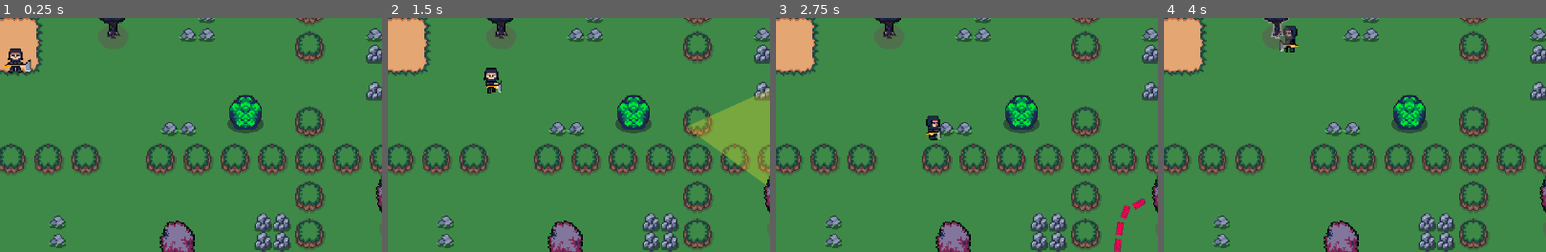
Above: before the commit, frames 1-4 (left to right).
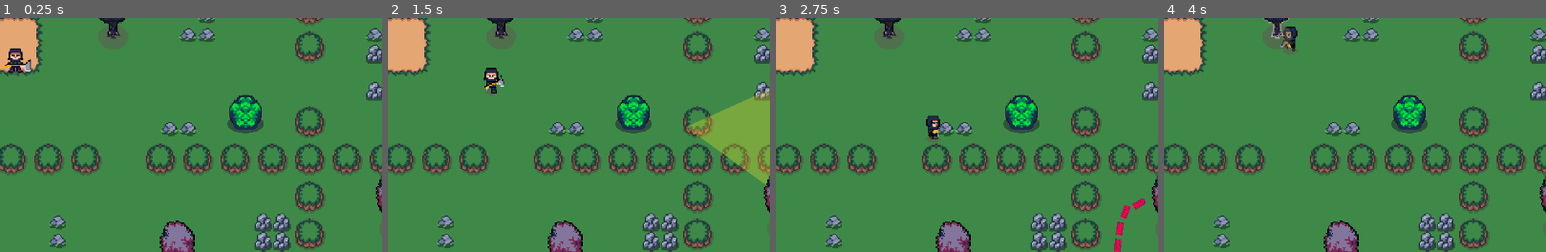
Above: after the commit, the same moments.

Repository: tomas2305/lumbersnake
Game: Godot game, scene res://game.tscn
Same seed, same stepped clock (60 frames per second), same inputs: the game is played once before the commit and once after it. This scene is started directly instead of the project's main scene.
Inputs (mouse positions are % of the whole screen's width and height, from its top left):
- Up to frame 1 (0.25 s): no input
- Up to frame 2 (1.5 s): tap Enter at 0.5 s; move the mouse to (72, 45) at 0.52 s; hold Right (right) 0.53-1.28 s; hold Space (hit) 0.53-1.28 s; click (72, 45) at 0.67 s; move the mouse to (30, 55) at 1.27 s; hold Down (down) from 1.28 s (still down); tap Space (hit) at 1.35 s
- Up to frame 3 (2.75 s): move the mouse to (60, 28) at 2.02 s; release Down (down) at 2.03 s; hold Right (right) from 2.03 s (still down); hold Space (hit) from 2.03 s (still down)
- Up to frame 4 (4 s): move the mouse to (45, 70) at 2.77 s; release Right (right) at 2.78 s; release Space (hit) at 2.78 s; hold Up (up) 2.78-3.53 s; tap Space (hit) at 2.85 s; click (45, 70) at 2.92 s; move the mouse to (80, 65) at 3.52 s; hold Left (left) from 3.53 s (still down); hold Space (hit) from 3.53 s (still down)
The pictures show only the part of the screen within x 10-60%, y 18-68%; the shares and areas given below are measured in that part.

The runs differ from the first frame. In frame 1, less than 0.1% of the frame differs, in the area x 2-6%, y 21-25%; in frame 2, 0.2%; in frame 3, 0.2%; in frame 4, 0.3%, in the area x 30-36%, y 3-16%.

Commit message:
Update player sprite

Diff:
--- a/camera/camera.tscn
+++ b/camera/camera.tscn
@@ -3,7 +3,8 @@
 [ext_resource type="Script" uid="uid://ycx6mtqsfqen" path="res://camera/camera.gd" id="1_lw1ob"]
 
 [node name="Camera" type="Camera2D" groups=["camera"]]
+position = Vector2(1, 0)
 zoom = Vector2(0.418, 0.42)
 script = ExtResource("1_lw1ob")
-max_shake = 2.0
-shake_fade = 2.0
+max_shake = 0.5
+shake_fade = 0.5
--- a/game.tscn
+++ b/game.tscn
@@ -453,8 +453,6 @@
 
 [node name="Camera" parent="." instance=ExtResource("20_e36ub")]
 position = Vector2(331, 199)
-max_shake = 0.0
-shake_fade = 0.0
 
 [connection signal="chased" from="Player" to="." method="_on_player_chased"]
 [connection signal="state_changed" from="Enemy" to="HUDLayer" method="_on_enemy_state_changed"]
--- a/player/player.tscn
+++ b/player/player.tscn
@@ -1,212 +1,200 @@
-[gd_scene load_steps=57 format=3 uid="uid://b6hh4rixs2dfv"]
+[gd_scene load_steps=54 format=3 uid="uid://b6hh4rixs2dfv"]
 
 [ext_resource type="Script" uid="uid://btxulyebp6l8e" path="res://player/player.gd" id="1_onrkg"]
-[ext_resource type="Texture2D" uid="uid://ct31alkbu5i5r" path="res://assets/Player/lumber_v8.png" id="2_g1dw6"]
+[ext_resource type="Texture2D" uid="uid://nekv60ak06du" path="res://assets/Player/lumber_v11.png" id="2_g1dw6"]
 [ext_resource type="AudioStream" uid="uid://cagn6a6lb3331" path="res://assets/hitting-stalactites-with-axe-212652.mp3" id="3_g1dw6"]
 
 [sub_resource type="AtlasTexture" id="AtlasTexture_yw30f"]
 atlas = ExtResource("2_g1dw6")
+region = Rect2(0, 128, 32, 32)
+
+[sub_resource type="AtlasTexture" id="AtlasTexture_qjkh3"]
+atlas = ExtResource("2_g1dw6")
+region = Rect2(32, 128, 32, 32)
+
+[sub_resource type="AtlasTexture" id="AtlasTexture_g6k8r"]
+atlas = ExtResource("2_g1dw6")
+region = Rect2(64, 128, 32, 32)
+
+[sub_resource type="AtlasTexture" id="AtlasTexture_boad6"]
+atlas = ExtResource("2_g1dw6")
+region = Rect2(96, 128, 32, 32)
+
+[sub_resource type="AtlasTexture" id="AtlasTexture_rgyib"]
+atlas = ExtResource("2_g1dw6")
+region = Rect2(128, 128, 32, 32)
+
+[sub_resource type="AtlasTexture" id="AtlasTexture_hg6s5"]
+atlas = ExtResource("2_g1dw6")
+region = Rect2(160, 128, 32, 32)
+
+[sub_resource type="AtlasTexture" id="AtlasTexture_8t03j"]
+atlas = ExtResource("2_g1dw6")
 region = Rect2(0, 192, 32, 32)
 
-[sub_resource type="AtlasTexture" id="AtlasTexture_qjkh3"]
+[sub_resource type="AtlasTexture" id="AtlasTexture_2ieo8"]
 atlas = ExtResource("2_g1dw6")
 region = Rect2(32, 192, 32, 32)
 
-[sub_resource type="AtlasTexture" id="AtlasTexture_g6k8r"]
+[sub_resource type="AtlasTexture" id="AtlasTexture_ebec5"]
 atlas = ExtResource("2_g1dw6")
 region = Rect2(64, 192, 32, 32)
 
-[sub_resource type="AtlasTexture" id="AtlasTexture_boad6"]
+[sub_resource type="AtlasTexture" id="AtlasTexture_yllr7"]
 atlas = ExtResource("2_g1dw6")
 region = Rect2(96, 192, 32, 32)
 
-[sub_resource type="AtlasTexture" id="AtlasTexture_rgyib"]
+[sub_resource type="AtlasTexture" id="AtlasTexture_kb6p2"]
 atlas = ExtResource("2_g1dw6")
 region = Rect2(128, 192, 32, 32)
 
-[sub_resource type="AtlasTexture" id="AtlasTexture_hg6s5"]
+[sub_resource type="AtlasTexture" id="AtlasTexture_wodsf"]
 atlas = ExtResource("2_g1dw6")
 region = Rect2(160, 192, 32, 32)
 
-[sub_resource type="AtlasTexture" id="AtlasTexture_8t03j"]
+[sub_resource type="AtlasTexture" id="AtlasTexture_32hag"]
+atlas = ExtResource("2_g1dw6")
+region = Rect2(0, 160, 32, 32)
+
+[sub_resource type="AtlasTexture" id="AtlasTexture_tqiix"]
+atlas = ExtResource("2_g1dw6")
+region = Rect2(32, 160, 32, 32)
+
+[sub_resource type="AtlasTexture" id="AtlasTexture_e7oew"]
+atlas = ExtResource("2_g1dw6")
+region = Rect2(64, 160, 32, 32)
+
+[sub_resource type="AtlasTexture" id="AtlasTexture_c35mf"]
+atlas = ExtResource("2_g1dw6")
+region = Rect2(96, 160, 32, 32)
+
+[sub_resource type="AtlasTexture" id="AtlasTexture_65viv"]
+atlas = ExtResource("2_g1dw6")
+region = Rect2(128, 160, 32, 32)
+
+[sub_resource type="AtlasTexture" id="AtlasTexture_x7c3f"]
+atlas = ExtResource("2_g1dw6")
+region = Rect2(160, 160, 32, 32)
+
+[sub_resource type="AtlasTexture" id="AtlasTexture_bjvpn"]
+atlas = ExtResource("2_g1dw6")
+region = Rect2(0, 0, 32, 32)
+
+[sub_resource type="AtlasTexture" id="AtlasTexture_s7qer"]
+atlas = ExtResource("2_g1dw6")
+region = Rect2(32, 0, 32, 32)
+
+[sub_resource type="AtlasTexture" id="AtlasTexture_g4c7l"]
+atlas = ExtResource("2_g1dw6")
+region = Rect2(0, 64, 32, 32)
+
+[sub_resource type="AtlasTexture" id="AtlasTexture_knn7v"]
+atlas = ExtResource("2_g1dw6")
+region = Rect2(32, 64, 32, 32)
+
+[sub_resource type="AtlasTexture" id="AtlasTexture_7pqkx"]
+atlas = ExtResource("2_g1dw6")
+region = Rect2(0, 32, 32, 32)
+
+[sub_resource type="AtlasTexture" id="AtlasTexture_uw77l"]
+atlas = ExtResource("2_g1dw6")
+region = Rect2(32, 32, 32, 32)
+
+[sub_resource type="AtlasTexture" id="AtlasTexture_rptt4"]
+atlas = ExtResource("2_g1dw6")
+region = Rect2(0, 224, 32, 32)
+
+[sub_resource type="AtlasTexture" id="AtlasTexture_r7pn3"]
+atlas = ExtResource("2_g1dw6")
+region = Rect2(32, 224, 32, 32)
+
+[sub_resource type="AtlasTexture" id="AtlasTexture_b8hi5"]
+atlas = ExtResource("2_g1dw6")
+region = Rect2(64, 224, 32, 32)
+
+[sub_resource type="AtlasTexture" id="AtlasTexture_2uvqg"]
+atlas = ExtResource("2_g1dw6")
+region = Rect2(96, 224, 32, 32)
+
+[sub_resource type="AtlasTexture" id="AtlasTexture_1s1yo"]
+atlas = ExtResource("2_g1dw6")
+region = Rect2(128, 224, 32, 32)
+
+[sub_resource type="AtlasTexture" id="AtlasTexture_5ejfk"]
+atlas = ExtResource("2_g1dw6")
+region = Rect2(160, 224, 32, 32)
+
+[sub_resource type="AtlasTexture" id="AtlasTexture_jd2rm"]
+atlas = ExtResource("2_g1dw6")
+region = Rect2(192, 224, 32, 32)
+
+[sub_resource type="AtlasTexture" id="AtlasTexture_q28gw"]
+atlas = ExtResource("2_g1dw6")
+region = Rect2(224, 224, 32, 32)
+
+[sub_resource type="AtlasTexture" id="AtlasTexture_ge24q"]
+atlas = ExtResource("2_g1dw6")
+region = Rect2(0, 288, 32, 32)
+
+[sub_resource type="AtlasTexture" id="AtlasTexture_pnw6m"]
+atlas = ExtResource("2_g1dw6")
+region = Rect2(32, 288, 32, 32)
+
+[sub_resource type="AtlasTexture" id="AtlasTexture_1so5t"]
+atlas = ExtResource("2_g1dw6")
+region = Rect2(64, 288, 32, 32)
+
+[sub_resource type="AtlasTexture" id="AtlasTexture_55jnj"]
+atlas = ExtResource("2_g1dw6")
+region = Rect2(96, 288, 32, 32)
+
+[sub_resource type="AtlasTexture" id="AtlasTexture_dx5ib"]
+atlas = ExtResource("2_g1dw6")
+region = Rect2(128, 288, 32, 32)
+
+[sub_resource type="AtlasTexture" id="AtlasTexture_a2xo5"]
+atlas = ExtResource("2_g1dw6")
+region = Rect2(160, 288, 32, 32)
+
+[sub_resource type="AtlasTexture" id="AtlasTexture_art4l"]
+atlas = ExtResource("2_g1dw6")
+region = Rect2(192, 288, 32, 32)
+
+[sub_resource type="AtlasTexture" id="AtlasTexture_fjxoa"]
+atlas = ExtResource("2_g1dw6")
+region = Rect2(224, 288, 32, 32)
+
+[sub_resource type="AtlasTexture" id="AtlasTexture_gswnw"]
 atlas = ExtResource("2_g1dw6")
 region = Rect2(0, 256, 32, 32)
 
-[sub_resource type="AtlasTexture" id="AtlasTexture_2ieo8"]
+[sub_resource type="AtlasTexture" id="AtlasTexture_xcnuv"]
 atlas = ExtResource("2_g1dw6")
 region = Rect2(32, 256, 32, 32)
 
-[sub_resource type="AtlasTexture" id="AtlasTexture_ebec5"]
+[sub_resource type="AtlasTexture" id="AtlasTexture_j55il"]
 atlas = ExtResource("2_g1dw6")
 region = Rect2(64, 256, 32, 32)
 
-[sub_resource type="AtlasTexture" id="AtlasTexture_yllr7"]
+[sub_resource type="AtlasTexture" id="AtlasTexture_hjies"]
 atlas = ExtResource("2_g1dw6")
 region = Rect2(96, 256, 32, 32)
 
-[sub_resource type="AtlasTexture" id="AtlasTexture_kb6p2"]
+[sub_resource type="AtlasTexture" id="AtlasTexture_mmwog"]
 atlas = ExtResource("2_g1dw6")
 region = Rect2(128, 256, 32, 32)
 
-[sub_resource type="AtlasTexture" id="AtlasTexture_wodsf"]
+[sub_resource type="AtlasTexture" id="AtlasTexture_8pxes"]
 atlas = ExtResource("2_g1dw6")
 region = Rect2(160, 256, 32, 32)
 
-[sub_resource type="AtlasTexture" id="AtlasTexture_32hag"]
-atlas = ExtResource("2_g1dw6")
-region = Rect2(0, 224, 32, 32)
-
-[sub_resource type="AtlasTexture" id="AtlasTexture_tqiix"]
-atlas = ExtResource("2_g1dw6")
-region = Rect2(32, 224, 32, 32)
-
-[sub_resource type="AtlasTexture" id="AtlasTexture_e7oew"]
-atlas = ExtResource("2_g1dw6")
-region = Rect2(64, 224, 32, 32)
-
-[sub_resource type="AtlasTexture" id="AtlasTexture_c35mf"]
-atlas = ExtResource("2_g1dw6")
-region = Rect2(96, 224, 32, 32)
-
-[sub_resource type="AtlasTexture" id="AtlasTexture_65viv"]
-atlas = ExtResource("2_g1dw6")
-region = Rect2(128, 224, 32, 32)
-
-[sub_resource type="AtlasTexture" id="AtlasTexture_x7c3f"]
-atlas = ExtResource("2_g1dw6")
-region = Rect2(160, 224, 32, 32)
-
-[sub_resource type="AtlasTexture" id="AtlasTexture_bjvpn"]
-atlas = ExtResource("2_g1dw6")
-region = Rect2(0, 0, 32, 32)
-
-[sub_resource type="AtlasTexture" id="AtlasTexture_s7qer"]
-atlas = ExtResource("2_g1dw6")
-region = Rect2(32, 0, 32, 32)
-
-[sub_resource type="AtlasTexture" id="AtlasTexture_g4c7l"]
-atlas = ExtResource("2_g1dw6")
-region = Rect2(0, 64, 32, 32)
-
-[sub_resource type="AtlasTexture" id="AtlasTexture_knn7v"]
-atlas = ExtResource("2_g1dw6")
-region = Rect2(32, 64, 32, 32)
-
-[sub_resource type="AtlasTexture" id="AtlasTexture_7pqkx"]
-atlas = ExtResource("2_g1dw6")
-region = Rect2(0, 32, 32, 32)
-
-[sub_resource type="AtlasTexture" id="AtlasTexture_uw77l"]
-atlas = ExtResource("2_g1dw6")
-region = Rect2(32, 32, 32, 32)
-
-[sub_resource type="AtlasTexture" id="AtlasTexture_rptt4"]
-atlas = ExtResource("2_g1dw6")
-region = Rect2(0, 96, 32, 32)
-
-[sub_resource type="AtlasTexture" id="AtlasTexture_r7pn3"]
-atlas = ExtResource("2_g1dw6")
-region = Rect2(32, 96, 32, 32)
-
-[sub_resource type="AtlasTexture" id="AtlasTexture_b8hi5"]
-atlas = ExtResource("2_g1dw6")
-region = Rect2(64, 96, 32, 32)
-
-[sub_resource type="AtlasTexture" id="AtlasTexture_2uvqg"]
-atlas = ExtResource("2_g1dw6")
-region = Rect2(96, 96, 32, 32)
-
-[sub_resource type="AtlasTexture" id="AtlasTexture_1s1yo"]
-atlas = ExtResource("2_g1dw6")
-region = Rect2(128, 96, 32, 32)
-
-[sub_resource type="AtlasTexture" id="AtlasTexture_5ejfk"]
-atlas = ExtResource("2_g1dw6")
-region = Rect2(160, 96, 32, 32)
-
-[sub_resource type="AtlasTexture" id="AtlasTexture_jd2rm"]
-atlas = ExtResource("2_g1dw6")
-region = Rect2(192, 96, 32, 32)
-
-[sub_resource type="AtlasTexture" id="AtlasTexture_q28gw"]
-atlas = ExtResource("2_g1dw6")
-region = Rect2(224, 96, 32, 32)
-
-[sub_resource type="AtlasTexture" id="AtlasTexture_ge24q"]
-atlas = ExtResource("2_g1dw6")
-region = Rect2(256, 96, 32, 32)
-
-[sub_resource type="AtlasTexture" id="AtlasTexture_pnw6m"]
-atlas = ExtResource("2_g1dw6")
-region = Rect2(288, 96, 32, 32)
-
-[sub_resource type="AtlasTexture" id="AtlasTexture_1so5t"]
-atlas = ExtResource("2_g1dw6")
-region = Rect2(0, 160, 32, 32)
-
-[sub_resource type="AtlasTexture" id="AtlasTexture_55jnj"]
-atlas = ExtResource("2_g1dw6")
-region = Rect2(32, 160, 32, 32)
-
-[sub_resource type="AtlasTexture" id="AtlasTexture_dx5ib"]
-atlas = ExtResource("2_g1dw6")
-region = Rect2(64, 160, 32, 32)
-
-[sub_resource type="AtlasTexture" id="AtlasTexture_a2xo5"]
-atlas = ExtResource("2_g1dw6")
-region = Rect2(96, 160, 32, 32)
-
-[sub_resource type="AtlasTexture" id="AtlasTexture_art4l"]
-atlas = ExtResource("2_g1dw6")
-region = Rect2(128, 160, 32, 32)
-
-[sub_resource type="AtlasTexture" id="AtlasTexture_fjxoa"]
-atlas = ExtResource("2_g1dw6")
-region = Rect2(160, 160, 32, 32)
-
-[sub_resource type="AtlasTexture" id="AtlasTexture_gswnw"]
-atlas = ExtResource("2_g1dw6")
-region = Rect2(192, 160, 32, 32)
-
-[sub_resource type="AtlasTexture" id="AtlasTexture_xcnuv"]
-atlas = ExtResource("2_g1dw6")
-region = Rect2(224, 160, 32, 32)
-
-[sub_resource type="AtlasTexture" id="AtlasTexture_j55il"]
-atlas = ExtResource("2_g1dw6")
-region = Rect2(256, 160, 32, 32)
-
-[sub_resource type="AtlasTexture" id="AtlasTexture_hjies"]
-atlas = ExtResource("2_g1dw6")
-region = Rect2(0, 128, 32, 32)
-
-[sub_resource type="AtlasTexture" id="AtlasTexture_mmwog"]
-atlas = ExtResource("2_g1dw6")
-region = Rect2(32, 128, 32, 32)
-
-[sub_resource type="AtlasTexture" id="AtlasTexture_8pxes"]
-atlas = ExtResource("2_g1dw6")
-region = Rect2(64, 128, 32, 32)
-
 [sub_resource type="AtlasTexture" id="AtlasTexture_fmu53"]
 atlas = ExtResource("2_g1dw6")
-region = Rect2(96, 128, 32, 32)
+region = Rect2(192, 256, 32, 32)
 
 [sub_resource type="AtlasTexture" id="AtlasTexture_w7j2h"]
 atlas = ExtResource("2_g1dw6")
-region = Rect2(128, 128, 32, 32)
-
-[sub_resource type="AtlasTexture" id="AtlasTexture_n0b8q"]
-atlas = ExtResource("2_g1dw6")
-region = Rect2(160, 128, 32, 32)
-
-[sub_resource type="AtlasTexture" id="AtlasTexture_jfgyi"]
-atlas = ExtResource("2_g1dw6")
-region = Rect2(192, 128, 32, 32)
-
-[sub_resource type="AtlasTexture" id="AtlasTexture_237xx"]
-atlas = ExtResource("2_g1dw6")
-region = Rect2(224, 128, 32, 32)
+region = Rect2(224, 256, 32, 32)
 
 [sub_resource type="SpriteFrames" id="SpriteFrames_gcmgo"]
 animations = [{
@@ -336,19 +324,19 @@
 }, {
 "duration": 1.0,
 "texture": SubResource("AtlasTexture_q28gw")
-}, {
-"duration": 1.0,
-"texture": SubResource("AtlasTexture_ge24q")
-}, {
-"duration": 1.0,
-"texture": SubResource("AtlasTexture_pnw6m")
-}],
-"loop": false,
+}],
+"loop": true,
 "name": &"walk_down",
 "speed": 10.0
 }, {
 "frames": [{
 "duration": 1.0,
+"texture": SubResource("AtlasTexture_ge24q")
+}, {
+"duration": 1.0,
+"texture": SubResource("AtlasTexture_pnw6m")
+}, {
+"duration": 1.0,
 "texture": SubResource("AtlasTexture_1so5t")
 }, {
 "duration": 1.0,
@@ -365,7 +353,12 @@
 }, {
 "duration": 1.0,
 "texture": SubResource("AtlasTexture_fjxoa")
-}, {
+}],
+"loop": true,
+"name": &"walk_up",
+"speed": 10.0
+}, {
+"frames": [{
 "duration": 1.0,
 "texture": SubResource("AtlasTexture_gswnw")
 }, {
@@ -374,12 +367,7 @@
 }, {
 "duration": 1.0,
 "texture": SubResource("AtlasTexture_j55il")
-}],
-"loop": false,
-"name": &"walk_up",
-"speed": 8.0
-}, {
-"frames": [{
+}, {
 "duration": 1.0,
 "texture": SubResource("AtlasTexture_hjies")
 }, {
@@ -394,19 +382,10 @@
 }, {
 "duration": 1.0,
 "texture": SubResource("AtlasTexture_w7j2h")
-}, {
-"duration": 1.0,
-"texture": SubResource("AtlasTexture_n0b8q")
-}, {
-"duration": 1.0,
-"texture": SubResource("AtlasTexture_jfgyi")
-}, {
-"duration": 1.0,
-"texture": SubResource("AtlasTexture_237xx")
 }],
 "loop": true,
 "name": &"walk_x",
-"speed": 8.0
+"speed": 10.0
 }]
 
 [sub_resource type="CircleShape2D" id="CircleShape2D_onrkg"]
@@ -422,7 +401,9 @@
 position = Vector2(0, -2)
 scale = Vector2(1.2, 1.352)
 sprite_frames = SubResource("SpriteFrames_gcmgo")
-animation = &"hit_down"
+animation = &"walk_x"
+frame = 3
+frame_progress = 0.1876
 
 [node name="CollisionShape2D" type="CollisionShape2D" parent="."]
 position = Vector2(-0.5, 3.5)
Binary file added: assets/Player/lumber_v11.png
Not shown, changed: assets/Player/lumber_v11.png.import
Binary file removed: assets/Player/lumber_v8.png
